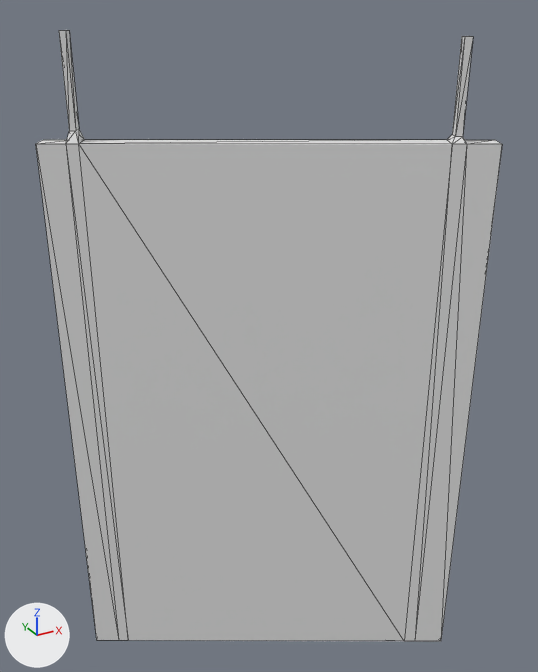
Before and after pictures for a commit that changed the glTF model public/models/guide.glb.
Rendered twice from a 50 mm camera at (0.86, 1.232, 0.447) aimed at (1.2, 1.85, 0.138). The axes (+X, +Y, +Z) are drawn at lower left. The lights are the same throughout. The first picture is the older version. Mesh edges are drawn as thin lines. Vertices at exactly the same position are counted once.

In view in the first picture: 'In Guide'.
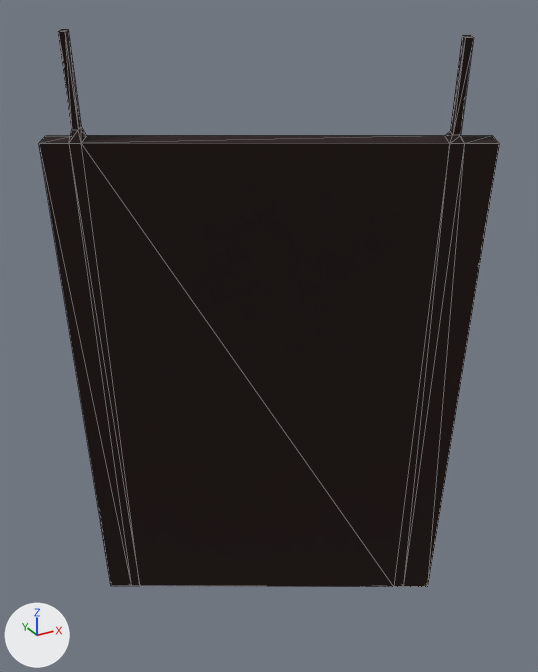
What differs and where, as boxes (x1, y1, x2, y2) in the pictures (538 x 672 px):
```json
{"object": "In Guide", "change": "recoloured, surface changed, turned", "before": [36, 30, 502, 641], "after": [39, 29, 499, 587]}
```

Edits to the scene script, one JSON object a line:
```json
{"op": "add", "block": "img_thanks_to", "code": ["img_thanks_to = load_image('thanks to', '_unpacked/thanks_to', 1025, 1053, 'sRGB')"]}
{"op": "add", "block": "mat_material_014", "code": ["mat_material_014 = bpy.data.materials.new('Material.014')", "# colours: black #271613", "# uses the picture img_thanks_to"]}
{"block": "me_cube_005", "where": "me_cube_005.from_pydata(...)  # 40 vertices, 76 faces; spans x -0.88..0.94, y -1.0..1.0, z -2.0..0.06"}
{"block": "me_cube_005", "where": "# used by ob_in_guide; location = (1.168, 1.806, 0.412); rotation_euler = (0.0, 0.0, -0.507), in degrees (0, 0, -29); scale = (0.216, 0.0112, 0.311)"}
{"block": "me_cube_005", "change": "me_cube_005 part 1: texture (UV) coordinates of 66 of 76 faces, centred in x -0.88..0.94, y -1.0..1.0, z -1.41..0.06, changed; they spanned u 0.38..0.88, v 0.0..1.0 and now span u 0.08..0.7, v 0.08..0.96"}
{"op": "add", "block": "me_cube_005", "code": "me_cube_005.materials.append(mat_material_014)"}
{"op": "set", "path": "ob_in_guide.rotation_euler", "old": "(0.0, 0.0, -0.507)", "new": "(0.133, 0.0, -0.507)", "note": "degrees (0, 0, -29) -> degrees (7.6, 0, -29)"}
```
